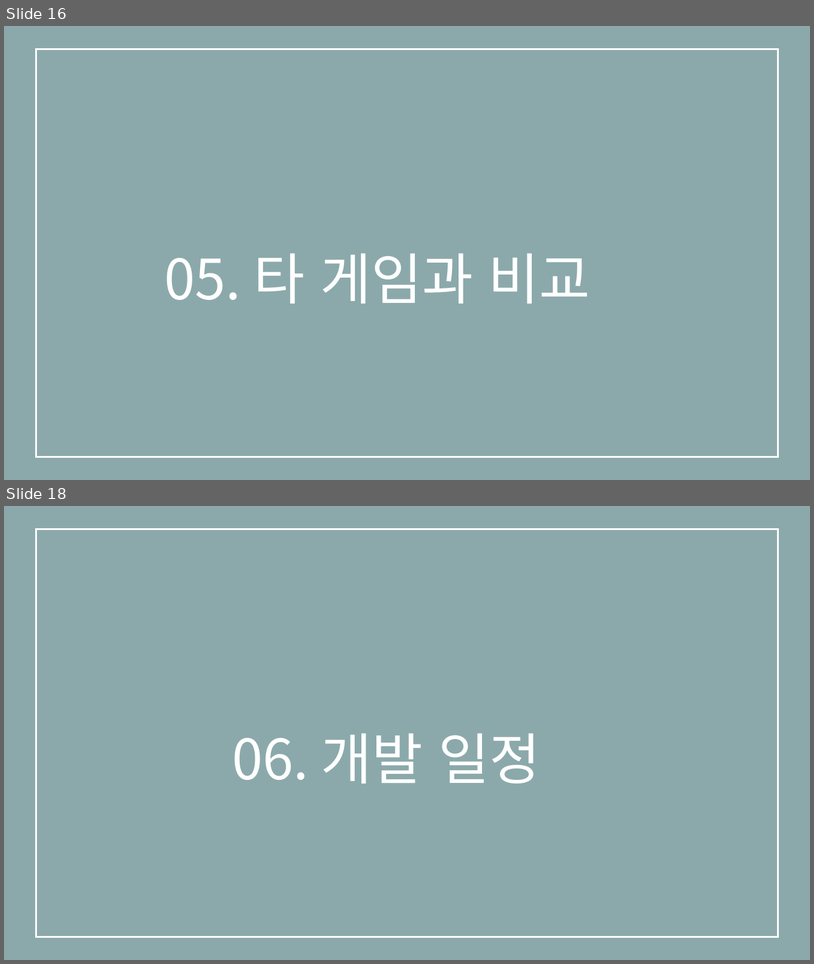
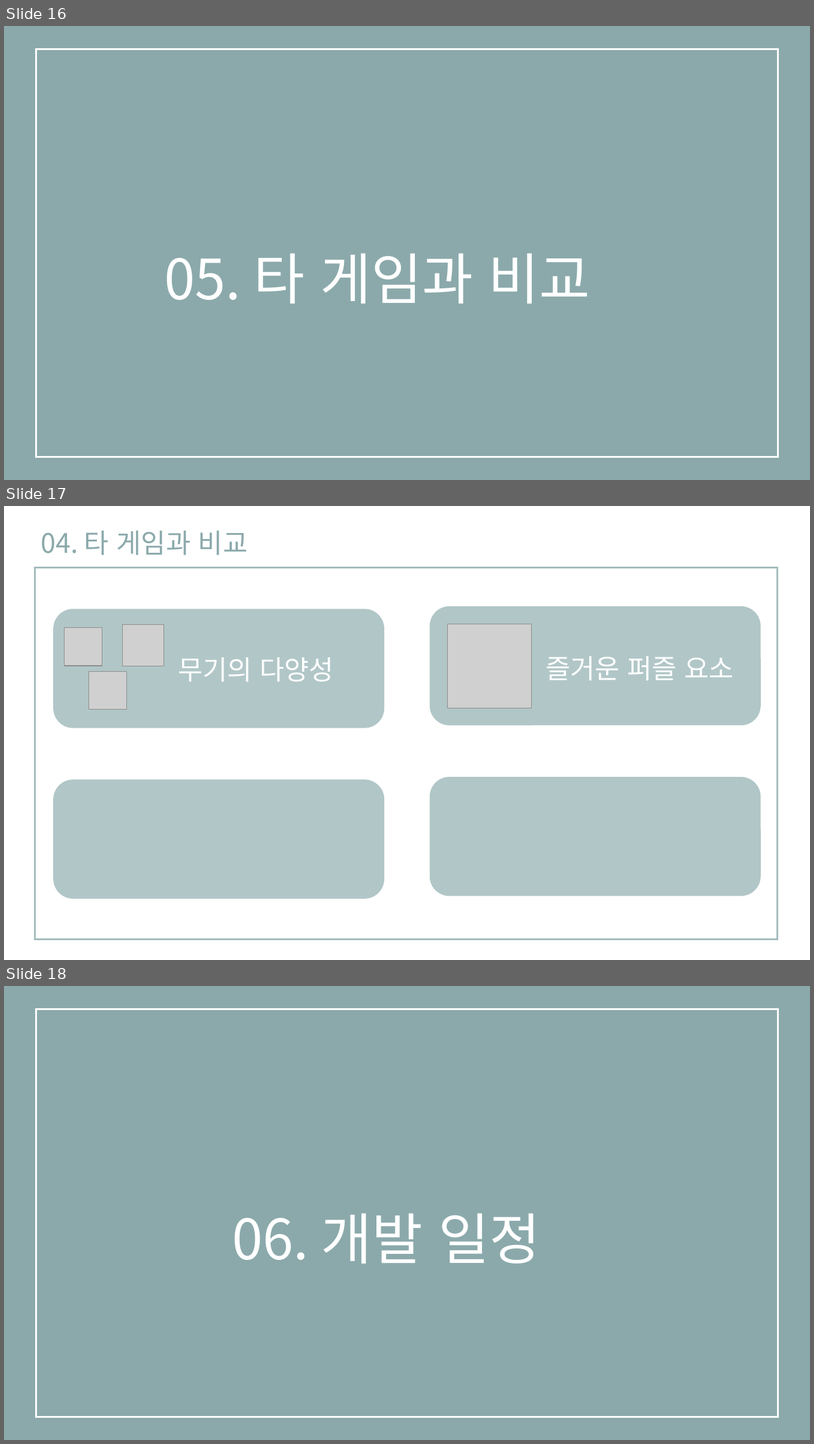
Before and after one commit to eunjiyun/Graduation_Work, a slide deck: Game_Design/2019184003 김 선아 장르 제안서.pptx. Shown one above the other, each under a label of ours: slides 16 and 18 before the commit, slides 16, 17 and 18 after it; the slides between them are not shown. The pictures are 814x964 and 814x1444 pixels, drawn with LibreOffice and Linux fonts; fonts in the diff are those of the drawing; grey boxes stand for pictures. Boxes give left, top, right and bottom in pixels: in the first picture for what was removed or moved away, otherwise in the second. Text is boxed around its words. In the diff, an @@ line names an element or a change of style, - is before the commit and + after.

```diff
--- a/Game_Design/2019184003 김 선아 장르 제안서.pptx
+++ b/Game_Design/2019184003 김 선아 장르 제안서.pptx
@@ slide 17 added at (x1=4, y1=506, x2=810, y2=960), background #FFFFFF @@
@@ text added at (x1=41, y1=531, x2=248, y2=555), 32 pt, text #8BA9AB @@
+04. 타 게임과 비교
@@ rectangle added at (x1=35, y1=567, x2=778, y2=939), outline #A3BCBD 2.25 pt @@
@@ rounded rectangle added at (x1=54, y1=609, x2=385, y2=728), fill #B1C6C7 @@
@@ rounded rectangle added at (x1=430, y1=606, x2=761, y2=726), fill #B1C6C7 @@
@@ picture added at (x1=65, y1=628, x2=102, y2=666) @@
@@ picture added at (x1=123, y1=625, x2=164, y2=666) @@
@@ picture added at (x1=448, y1=624, x2=532, y2=708) @@
@@ text added at (x1=178, y1=657, x2=334, y2=682), 32 pt, text #FFFFFF @@
+무기의 다양성
@@ text added at (x1=546, y1=656, x2=734, y2=680), 32 pt, text #FFFFFF @@
+즐거운 퍼즐 요소
@@ picture added at (x1=89, y1=671, x2=127, y2=709) @@
@@ rounded rectangle added at (x1=54, y1=780, x2=385, y2=898), fill #B1C6C7 @@
@@ rounded rectangle added at (x1=430, y1=777, x2=761, y2=895), fill #B1C6C7 @@
```
Also in this commit, not shown: 2 slides changed, 1 slide removed.
